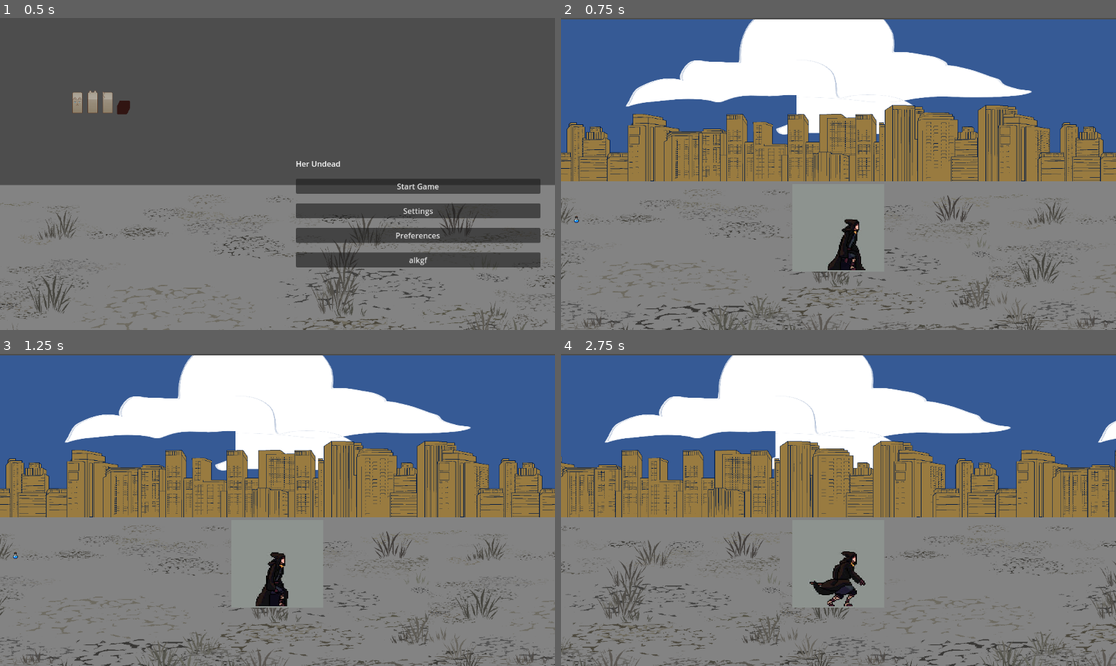
Above: before the commit, frames 1-4 (two rows, left to right).
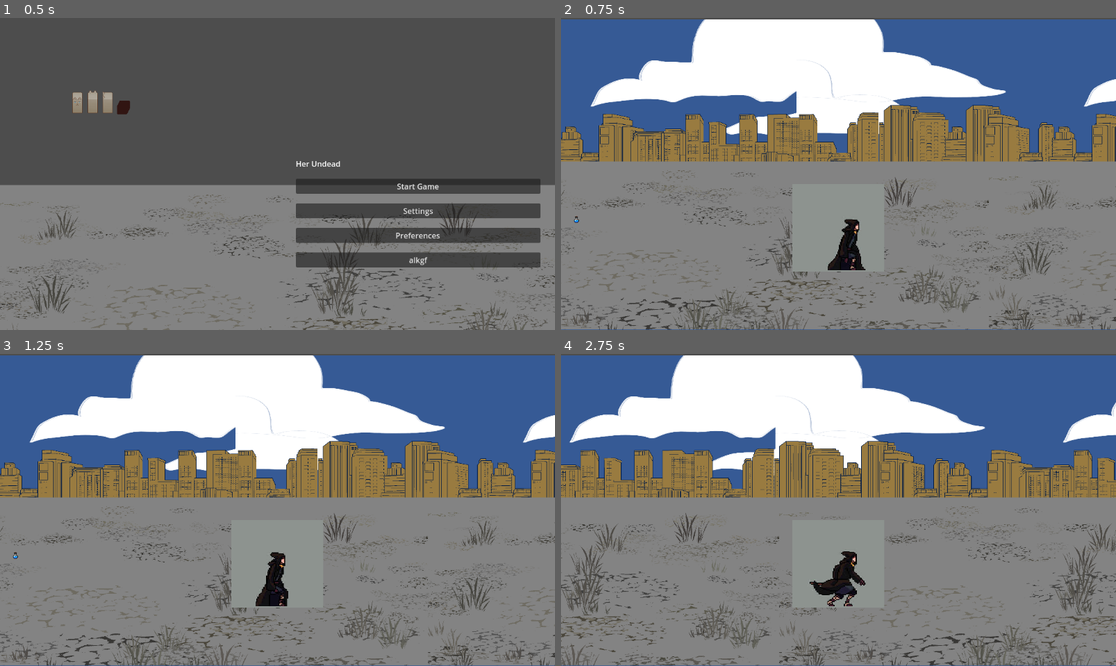
Above: after the commit, the same moments.

Repository: her-undead/medieval-zombies
Game: Godot game, scene res://scenes/GUI/start_menu.tscn
The game is run twice, just before and just after one commit, with the same random seed, the same clock (stepped at 60 frames per second) and the same inputs.
Inputs:
- Up to frame 1 (0.5 s): no input
- Up to frame 2 (0.75 s): click "Start Game" at 0.5 s
- Up to frame 3 (1.25 s): no input
- Up to frame 4 (2.75 s): tap Enter (ui_accept) at 1.25, 1.52, 2.27 s; hold Right (ui_right) from 1.28 s (still down); tap Space (space) at 1.35, 2.1 s

Frame 1 is identical in both runs. In frame 2, 26% of the frame differs, in the area x 0-100%, y 0-100%; in frame 3, 26%; in frame 4, 27%.

Commit message:
added time system

Diff:
--- /dev/null
+++ b/helper_scripts/time/date_time.gd
@@ -0,0 +1,26 @@
+class_name DateTime extends Resource
+
+@export_range(0,59) var seconds: int = 0
+@export_range(0,59) var minutes: int  = 0
+@export_range(0,23) var hours: int  = 0
+@export var days = 0
+
+var delta_time: float = 0
+
+func increment_sec(delta_seconds:float) -> void:
+	delta_time += delta_seconds
+	if delta_time <1:return
+
+	var delta_int_secs: int = delta_time
+	delta_time -= delta_int_secs
+
+	seconds+= delta_int_secs
+	minutes += seconds /60
+	hours += minutes/60
+	days += hours/24
+
+	seconds = seconds%60
+	minutes = minutes%60
+	hours = hours%24
+
+	#print(str(days) + ":"+str(hours) + ":"+str(minutes) + ":"+str(seconds))
--- /dev/null
+++ b/helper_scripts/time/time_system.gd
@@ -0,0 +1,8 @@
+class_name TimeSystem extends Node
+
+@export var date_time: DateTime
+@export var ticks_pr_sec: int = 6
+
+
+func _process(delta: float) -> void:
+	date_time.increment_sec(delta*ticks_pr_sec)
--- a/scenes/locations/home.tscn
+++ b/scenes/locations/home.tscn
@@ -10,6 +10,8 @@
 [ext_resource type="PackedScene" uid="uid://del8agwd3cuwr" path="res://Items/inventory_ui.tscn" id="7_1rnfp"]
 [ext_resource type="Texture2D" uid="uid://cgg40gr8xi84j" path="res://assets/sprites/potion.png" id="9_wu7lt"]
 [ext_resource type="PackedScene" uid="uid://ojc1ai51e1rf" path="res://helper_scripts/scene_trigger.tscn" id="10_uv6bo"]
+[ext_resource type="Script" uid="uid://di0ufriph8dnf" path="res://helper_scripts/time/time_system.gd" id="11_dhown"]
+[ext_resource type="Script" uid="uid://c118nnyg47hus" path="res://helper_scripts/time/date_time.gd" id="12_vmwan"]
 
 [sub_resource type="WorldBoundaryShape2D" id="WorldBoundaryShape2D_j0a2n"]
 distance = -94.0
@@ -18,6 +20,14 @@
 
 [sub_resource type="RectangleShape2D" id="RectangleShape2D_dhown"]
 size = Vector2(45, 41)
+
+[sub_resource type="Resource" id="Resource_1rnfp"]
+script = ExtResource("12_vmwan")
+seconds = 0
+minutes = 0
+hours = 0
+days = 0
+metadata/_custom_type_script = "uid://c118nnyg47hus"
 
 [node name="Home" type="Node2D"]
 y_sort_enabled = true
@@ -50,8 +60,8 @@
 
 [node name="Sprite2D" type="Sprite2D" parent="Parallax2D2"]
 z_index = -2
-position = Vector2(-5.5, -89.4999)
-scale = Vector2(0.463306, 0.371281)
+position = Vector2(-67.9997, -89.4999)
+scale = Vector2(0.412903, 0.371281)
 texture = ExtResource("4_uv6bo")
 
 [node name="Parallax2D3" type="Parallax2D" parent="."]
@@ -61,8 +71,8 @@
 
 [node name="Sprite2D" type="Sprite2D" parent="Parallax2D3"]
 z_index = -2
-position = Vector2(-5.49997, -87)
-scale = Vector2(0.468952, 0.375286)
+position = Vector2(-75.5002, -87)
+scale = Vector2(0.4125, 0.375286)
 texture = ExtResource("5_dhown")
 
 [node name="Parallax2D" type="Parallax2D" parent="."]
@@ -70,9 +80,9 @@
 repeat_size = Vector2(1024, 0)
 repeat_times = 3
 
-[node name="Sprite2D" type="Sprite2D" parent="Parallax2D"]
-position = Vector2(-3.40598, -88.5)
-scale = Vector2(0.466456, 0.371281)
+[node name="TestGround" type="Sprite2D" parent="Parallax2D"]
+position = Vector2(-70.8078, -130.25)
+scale = Vector2(0.412757, 0.412757)
 texture = ExtResource("6_vmwan")
 
 [node name="CanvasLayer" type="CanvasLayer" parent="."]
@@ -100,3 +110,8 @@
 [node name="CollisionShape2D" type="CollisionShape2D" parent="SceneTrigger"]
 position = Vector2(-26, -13)
 shape = SubResource("RectangleShape2D_dhown")
+
+[node name="TimeSystem" type="Node" parent="."]
+script = ExtResource("11_dhown")
+date_time = SubResource("Resource_1rnfp")
+metadata/_custom_type_script = "uid://di0ufriph8dnf"
Not shown, added: helper_scripts/time/date_time.gd.uid
Not shown, added: helper_scripts/time/time_system.gd.uid
Not shown: 1 places in scenes/locations/home.tscn that only renumber resources
